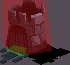
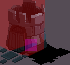
Layers edited between the first and the second 70x65 image:
added layer "Trigger area" (30%) above "Collider" over [25, 39, 37, 51]
hid "Collider", painted on it over [0, 0, 52, 56]
renamed "Hotspot" to "Collider Open", painted on it over [0, 0, 45, 57]
added layer "RightTowerPatch.png" above "RightTower01.png" over [10, 33, 44, 52]
